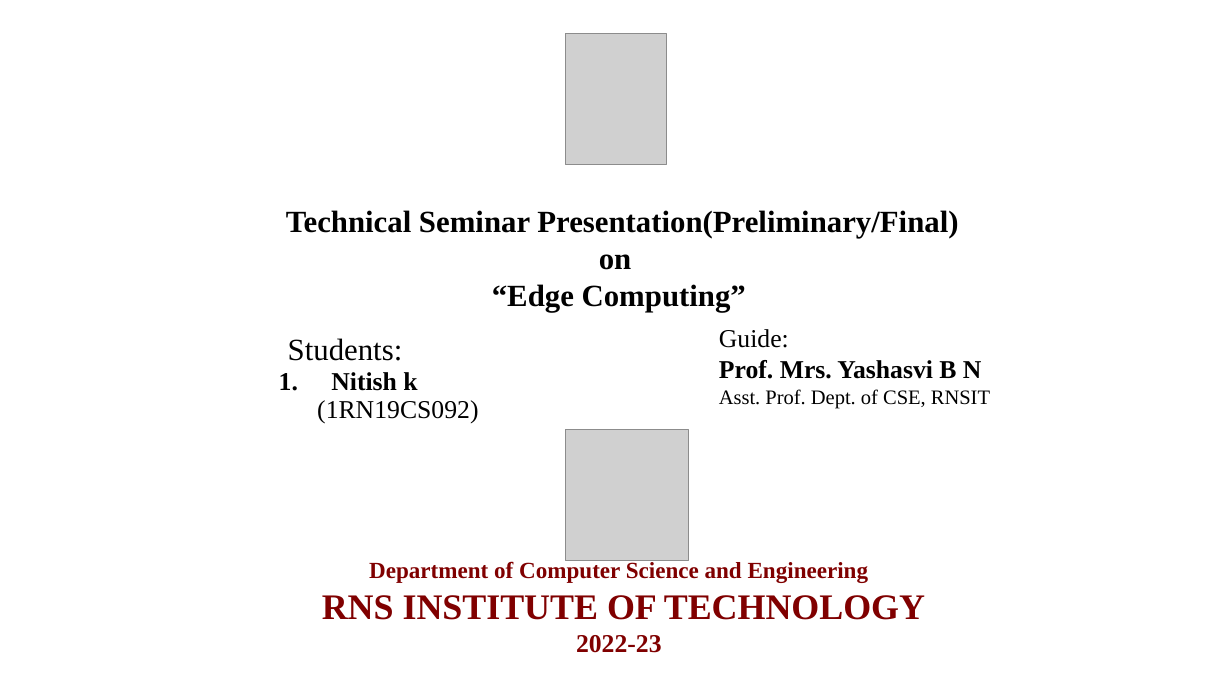
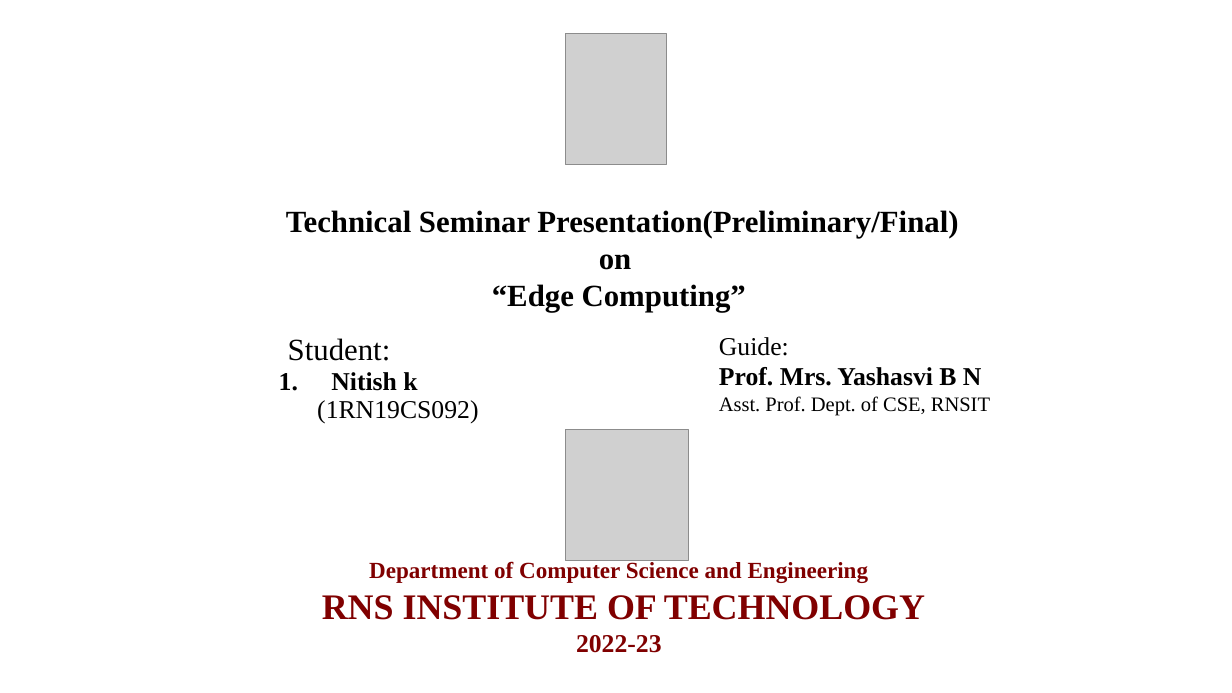
Before and after one commit to Nitish36/Technical_Seminar, a slide deck: slide 1 of Technical Seminar Presentation PPT format _BE_2023.pptx. Drawn at 1232x693 pixels with LibreOffice and Linux fonts; fonts in the diff are those of the drawing; grey boxes stand for pictures. Boxes give left, top, right and bottom in pixels: in the first picture for what was removed or moved away, otherwise in the second. Text is boxed around its words. In the diff, an @@ line names an element or a change of style, - is before the commit and + after.

```diff
--- a/Technical Seminar Presentation PPT format _BE_2023.pptx
+++ b/Technical Seminar Presentation PPT format _BE_2023.pptx
@@ text "Guide:": place and size @@
-text "Guide:" at [719,329,990,409]
+text "Guide:" at [719,337,990,416]
@@ subtitle at [288,338,391,361]: text changed @@
-Students:
+Student:
```
Also in this commit, not shown: 3 other slides changed, 1 slide removed, 11 other files.
